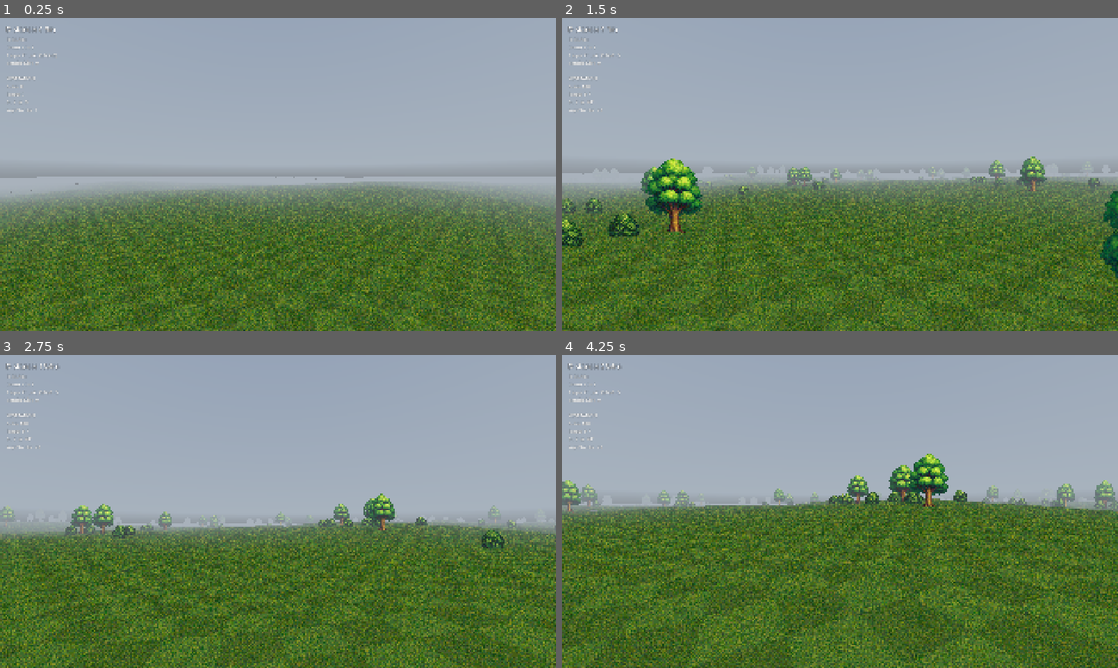
Above: before the commit, frames 1-4 (two rows, left to right).
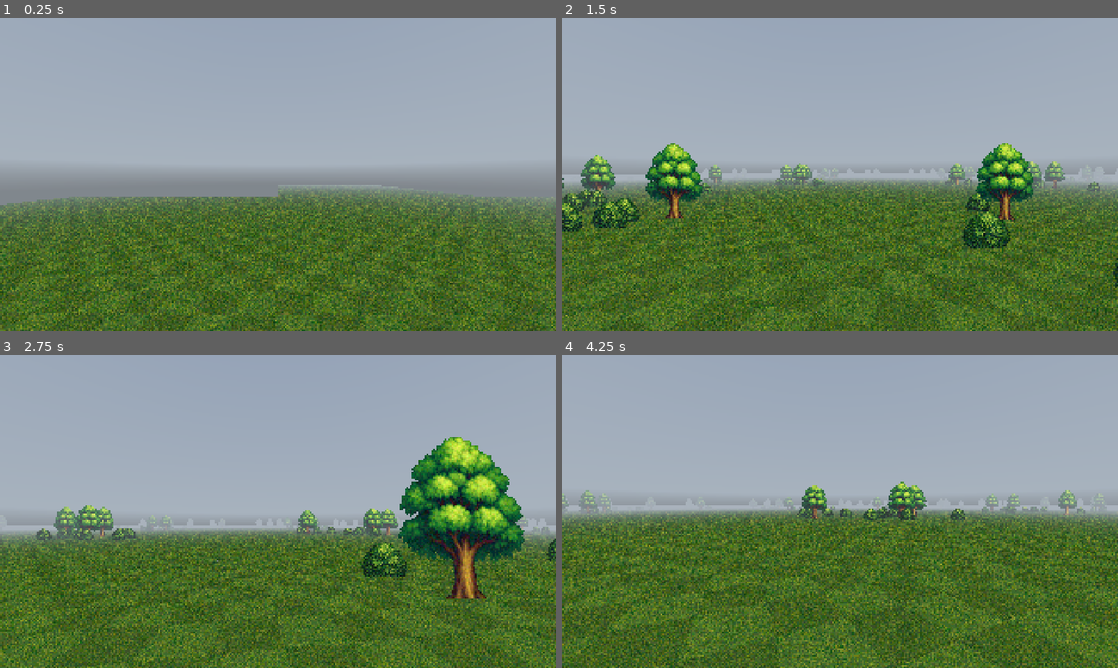
Above: after the commit, the same moments.

Repository: verdictzero/salad-bar-emulator
Game: Godot game, scene res://scenes/Main.tscn
Two runs of this game, one before a commit and one after it. Both use one fixed random seed, a clock stepped at 60 frames per second and the inputs below. A sky picture missing from this copy of the repository is replaced by a grey-blue gradient.
Inputs (mouse positions are in pixels of both pictures, inside the frame that each line leads up to):
- Up to frame 1 (0.25 s): no input
- Up to frame 2 (1.5 s): move the mouse to (867, 174) at 0.52 s; hold Shift (sprint) 0.53-1.28 s; hold W (move_forward) from 0.53 s (still down); tap Space (jump) at 0.77 s; move the mouse to (812, 174) at 1.27 s; tap Shift (sprint) at 1.35 s
- Up to frame 3 (2.75 s): keep holding W (move_forward); tap Space (jump) at 1.52 s; move the mouse to (289, 505) at 2.02 s; hold Shift (sprint) from 2.03 s (still down)
- Up to frame 4 (4.25 s): keep holding W (move_forward); move the mouse to (834, 517) at 2.77 s; release Shift (sprint) at 2.78 s; tap Shift (sprint) at 2.85 s; tap Space (jump) at 3.02, 3.77 s; move the mouse to (878, 514) at 3.52 s; hold Shift (sprint) from 3.53 s (still down)

The runs differ from the first frame. In frame 1, 28% of the frame differs, in the area x 0-100%, y 2-100%; in frame 2, 33%; in frame 3, 34%; in frame 4, 37%.

Commit message:
Fix terrain collision and optimize chunk management
- Remove touch controls and post processing layers from scene
- Fix collision shape positioning bug (set position before adding children)
- Extend trimesh collision range and improve collision validation
- Add comprehensive debug logging system with timestamped files
- Optimize chunk management with buffer zones and reduced update frequency
- Add player position tracking to terrain system
- Improve chunk removal logic with hysteresis

🤖 Generated with [Claude Code](https://claude.ai/code)

Co-Authored-By: Claude <noreply@anthropic.com>

Diff:
--- a/scenes/Main.tscn
+++ b/scenes/Main.tscn
@@ -1,11 +1,12 @@
-[gd_scene load_steps=11 format=3 uid="uid://bxoqjkd8nwvxm"]
+[gd_scene load_steps=12 format=3 uid="uid://bxoqjkd8nwvxm"]
 
 [ext_resource type="Script" uid="uid://c8wcliqi6hjxu" path="res://scripts/FPSController.gd" id="1_fps"]
-[ext_resource type="Script" uid="uid://g7qo4axjml7f" path="res://scripts/TouchControls.gd" id="2_touch"]
 [ext_resource type="Script" uid="uid://ckhyomhvsnxcy" path="res://scripts/TerrainSystem.gd" id="3_terrain"]
 [ext_resource type="Script" uid="uid://3rbcnergj3kh" path="res://scripts/VegetationSystem.gd" id="4_vegetation"]
 [ext_resource type="Script" uid="uid://jmbf1dn1p1cj" path="res://scripts/GameController.gd" id="5_game"]
 [ext_resource type="Texture2D" uid="uid://ccikx8coccpci" path="res://day.exr" id="6_day"]
+[ext_resource type="Script" uid="uid://bhbe1g2xpatb5" path="res://scripts/GameSettings.gd" id="7_settings"]
+[ext_resource type="Script" path="res://scripts/DebugLogger.gd" id="8_debug"]
 
 [sub_resource type="CapsuleShape3D" id="CapsuleShape3D_1"]
 radius = 0.4
@@ -28,6 +29,7 @@
 fog_light_color = Color(0.9, 0.95, 1, 1)
 fog_light_energy = 0.5
 fog_sun_scatter = 0.1
+fog_density = 1.0
 fog_aerial_perspective = 0.1
 fog_sky_affect = 0.5
 
@@ -47,19 +49,12 @@
 [node name="Camera3D" type="Camera3D" parent="Player/CameraPivot"]
 far = 1000.0
 
-[node name="TouchControls" type="CanvasLayer" parent="."]
-script = ExtResource("2_touch")
-
 [node name="TerrainSystem" type="Node3D" parent="."]
 script = ExtResource("3_terrain")
-render_distance = 9
-height_scale = 2.0
+render_distance = 15
 
 [node name="VegetationSystem" type="Node3D" parent="."]
 script = ExtResource("4_vegetation")
-tree_density = 0.15
-bush_density = 0.4
-tree_min_scale = 2.5
 
 [node name="WorldEnvironment" type="WorldEnvironment" parent="."]
 environment = SubResource("Environment_1")
@@ -72,3 +67,9 @@
 
 [node name="GameController" type="Node" parent="."]
 script = ExtResource("5_game")
+
+[node name="GameSettings" type="Node" parent="."]
+script = ExtResource("7_settings")
+
+[node name="DebugLogger" type="Node" parent="."]
+script = ExtResource("8_debug")
--- /dev/null
+++ b/scripts/DebugLogger.gd
@@ -0,0 +1,76 @@
+extends Node
+class_name DebugLogger
+
+static var instance: DebugLogger
+static var log_file: FileAccess
+static var session_start_time: String
+
+func _init():
+	instance = self
+
+func _ready():
+	setup_logging()
+	add_to_group("debug_logger")
+
+func setup_logging():
+	var datetime = Time.get_datetime_dict_from_system()
+	session_start_time = "%04d%02d%02d_%02d%02d%02d" % [
+		datetime.year, datetime.month, datetime.day,
+		datetime.hour, datetime.minute, datetime.second
+	]
+
+	var log_filename = "debug_session_%s.log" % session_start_time
+	log_file = FileAccess.open(log_filename, FileAccess.WRITE)
+
+	if log_file == null:
+		print("ERROR: Could not create log file: ", log_filename)
+		return
+
+	log_info("=== DEBUG SESSION STARTED ===")
+	log_info("Timestamp: %s" % session_start_time)
+	log_info("Godot Version: %s" % Engine.get_version_info())
+
+static func log_info(message: String):
+	var timestamp = Time.get_time_string_from_system()
+	var full_message = "[%s] INFO: %s" % [timestamp, message]
+	print(full_message)
+	if log_file:
+		log_file.store_line(full_message)
+		log_file.flush()
+
+static func log_warning(message: String):
+	var timestamp = Time.get_time_string_from_system()
+	var full_message = "[%s] WARNING: %s" % [timestamp, message]
+	print_rich("[color=yellow]%s[/color]" % full_message)
+	if log_file:
+		log_file.store_line(full_message)
+		log_file.flush()
+
+static func log_error(message: String):
+	var timestamp = Time.get_time_string_from_system()
+	var full_message = "[%s] ERROR: %s" % [timestamp, message]
+	print_rich("[color=red]%s[/color]" % full_message)
+	if log_file:
+		log_file.store_line(full_message)
+		log_file.flush()
+
+static func log_terrain(message: String):
+	var timestamp = Time.get_time_string_from_system()
+	var full_message = "[%s] TERRAIN: %s" % [timestamp, message]
+	print_rich("[color=cyan]%s[/color]" % full_message)
+	if log_file:
+		log_file.store_line(full_message)
+		log_file.flush()
+
+static func log_player(message: String):
+	var timestamp = Time.get_time_string_from_system()
+	var full_message = "[%s] PLAYER: %s" % [timestamp, message]
+	print_rich("[color=green]%s[/color]" % full_message)
+	if log_file:
+		log_file.store_line(full_message)
+		log_file.flush()
+
+func _exit_tree():
+	if log_file:
+		log_info("=== DEBUG SESSION ENDED ===")
+		log_file.close()
--- a/scripts/FPSController.gd
+++ b/scripts/FPSController.gd
@@ -14,6 +14,8 @@
 var t_bob: float = 0.0
 var total_distance: float = 0.0
 var last_position: Vector3
+var debug_timer: float = 0.0
+var last_chunk_position: Vector2 = Vector2.INF
 
 @onready var camera_pivot: Node3D = $CameraPivot
 @onready var camera: Camera3D = $CameraPivot/Camera3D
@@ -21,6 +23,7 @@
 func _ready():
 	set_mouse_captured(true)
 	last_position = position
+	DebugLogger.log_player("FPS Controller initialized at position: %s" % str(global_position))
 
 func _input(event):
 	if event is InputEventMouseMotion and mouse_captured:
@@ -38,6 +41,8 @@
 	handle_head_bob(delta)
 	move_and_slide()
 	update_distance()
+	update_terrain_system()
+	debug_position_tracking(delta)
 
 func handle_gravity(delta):
 	if not is_on_floor():
@@ -89,6 +94,40 @@
 func get_distance_travelled() -> float:
 	return total_distance
 
+func update_terrain_system():
+	var terrain_system = get_tree().get_first_node_in_group("terrain_system")
+	if terrain_system:
+		terrain_system.set_player_position(global_position)
+	else:
+		DebugLogger.log_error("Terrain system not found in scene tree!")
+
+func debug_position_tracking(delta):
+	debug_timer += delta
+	if debug_timer >= 1.0:  # Log every second
+		var terrain_system = get_tree().get_first_node_in_group("terrain_system")
+		if terrain_system:
+			var current_chunk = terrain_system.world_to_chunk(global_position)
+			var terrain_height = terrain_system.get_terrain_height_at_world_position(global_position)
+			var height_diff = global_position.y - terrain_height
+
+			DebugLogger.log_player("Pos: %s | Chunk: %s | TerrainHeight: %.2f | HeightDiff: %.2f | OnFloor: %s" % [
+				str(global_position), str(current_chunk), terrain_height, height_diff, is_on_floor()
+			])
+
+			if current_chunk != last_chunk_position:
+				DebugLogger.log_player("CHUNK CHANGED: %s -> %s" % [str(last_chunk_position), str(current_chunk)])
+				last_chunk_position = current_chunk
+
+			if height_diff < -5.0:
+				DebugLogger.log_error("PLAYER FALLING THROUGH TERRAIN! Height diff: %.2f" % height_diff)
+
+			if not is_on_floor() and velocity.y < -10.0:
+				DebugLogger.log_warning("Player falling fast! Velocity Y: %.2f" % velocity.y)
+		else:
+			DebugLogger.log_error("Cannot access terrain system for position tracking")
+
+		debug_timer = 0.0
+
 func set_mouse_captured(captured: bool):
 	mouse_captured = captured
 	if captured:
--- a/scripts/TerrainSystem.gd
+++ b/scripts/TerrainSystem.gd
@@ -4,8 +4,9 @@
 
 @export_group("Terrain Settings")
 @export var chunk_size: int = 32
-@export var render_distance: int = 12
-@export var max_lod_level: int = 3
+@export var render_distance: int = 10
+@export var chunk_buffer: int = 5  # Extra chunks to keep loaded beyond render distance
+@export var max_lod_level: int = 4
 
 @export_group("Height Generation")
 @export var height_scale: float = 0.1
@@ -26,11 +27,19 @@
 var player_position: Vector3 = Vector3.ZERO
 var last_player_chunk: Vector2 = Vector2.INF
 var update_timer: float = 0.0
-var update_frequency: float = 0.1
+var update_frequency: float = 0.2  # Reduced frequency for better performance
+
+# Async chunk generation
+var chunk_generation_queue: Array = []
+var chunks_per_frame: int = 4  # Limit chunks generated per frame
+var generation_timer: float = 0.0
+var generation_frequency: float = 0.008  # More frequent generation
 
 func _ready():
+	add_to_group("terrain_system")
 	setup_noise()
 	setup_material()
+	DebugLogger.log_terrain("TerrainSystem initialized - chunk_size: %d, render_distance: %d" % [chunk_size, render_distance])
 
 	if Engine.is_editor_hint():
 		if preview_enabled:
@@ -64,13 +73,21 @@
 	if Engine.is_editor_hint():
 		return
 
+	# Update terrain chunks
 	update_timer += delta
 	if update_timer >= update_frequency:
 		var current_chunk = world_to_chunk(player_position)
-		if current_chunk.distance_to(last_player_chunk) > 0.5:
-			update_terrain()
+		# Only update when player moves to a significantly different chunk (hysteresis)
+		if current_chunk.distance_to(last_player_chunk) > 1.0:
+			queue_terrain_updates()
 			last_player_chunk = current_chunk
 		update_timer = 0.0
+
+	# Process chunk generation queue
+	generation_timer += delta
+	if generation_timer >= generation_frequency and chunk_generation_queue.size() > 0:
+		process_chunk_generation_queue()
+		generation_timer = 0.0
 
 func set_preview_enabled(value: bool):
 	preview_enabled = value
@@ -118,67 +135,151 @@
 
 	return static_body
 
-func update_terrain():
+func queue_terrain_updates():
 	var player_chunk = world_to_chunk(player_position)
-
+	DebugLogger.log_terrain("Updating terrain for player chunk: %s (player pos: %s)" % [str(player_chunk), str(player_position)])
+
+	# Remove chunks beyond buffer zone (render_distance + chunk_buffer)
+	var max_distance = render_distance + chunk_buffer
 	var chunks_to_remove = []
 	for chunk_key in chunks.keys():
-		var chunk_pos = str_to_var("Vector2" + chunk_key)
-		if chunk_pos.distance_to(player_chunk) > render_distance:
+		var chunk_pos = str_to_vector2(chunk_key)
+		var distance = chunk_pos.distance_to(player_chunk)
+		if distance > max_distance:
 			chunks_to_remove.append(chunk_key)
+		elif chunk_pos == player_chunk:
+			DebugLogger.log_terrain("Player chunk %s distance: %.2f (max_distance: %d)" % [chunk_key, distance, max_distance])
+
+	if chunks_to_remove.size() > 0:
+		DebugLogger.log_terrain("Removing %d distant chunks" % chunks_to_remove.size())
 
 	for chunk_key in chunks_to_remove:
+		var chunk_pos = str_to_vector2(chunk_key)
+		var distance = chunk_pos.distance_to(player_chunk)
+		DebugLogger.log_terrain("Removing chunk %s at distance %.2f (player: %s)" % [chunk_key, distance, str(player_chunk)])
 		remove_chunk(chunk_key)
 
+	# Queue missing chunks for generation (prioritize closer chunks)
+	var chunks_needed = []
+	# Generate chunks within render distance, but keep buffer zone chunks if they exist
 	for x in range(player_chunk.x - render_distance, player_chunk.x + render_distance + 1):
 		for z in range(player_chunk.y - render_distance, player_chunk.y + render_distance + 1):
 			var chunk_pos = Vector2(x, z)
 			var chunk_key = str(chunk_pos)
 
-			if chunk_key not in chunks:
-				create_chunk(chunk_pos)
+			if chunk_key not in chunks and chunk_pos not in chunk_generation_queue:
+				var distance = chunk_pos.distance_to(player_chunk)
+				# Only generate chunks within render distance (not buffer)
+				if distance <= render_distance:
+					chunks_needed.append({"pos": chunk_pos, "distance": distance})
+
+	# Sort by distance (closest first) and add to queue
+	chunks_needed.sort_custom(func(a, b): return a.distance < b.distance)
+	if chunks_needed.size() > 0:
+		DebugLogger.log_terrain("Queuing %d new chunks for generation" % chunks_needed.size())
+	for chunk_data in chunks_needed:
+		chunk_generation_queue.append(chunk_data.pos)
+		DebugLogger.log_terrain("Queued chunk: %s (distance: %.2f)" % [str(chunk_data.pos), chunk_data.distance])
+
+func process_chunk_generation_queue():
+	var chunks_generated = 0
+	while chunk_generation_queue.size() > 0 and chunks_generated < chunks_per_frame:
+		var chunk_pos = chunk_generation_queue.pop_front()
+		var chunk_key = str(chunk_pos)
+
+		# Double-check chunk isn't already created and is still needed
+		var player_chunk = world_to_chunk(player_position)
+		var distance_now = chunk_pos.distance_to(player_chunk)
+
+		if chunk_key not in chunks and distance_now <= render_distance:
+			create_chunk(chunk_pos)
+			chunks_generated += 1
 
 func world_to_chunk(world_pos: Vector3) -> Vector2:
 	return Vector2(floor(world_pos.x / chunk_size), floor(world_pos.z / chunk_size))
+
+func str_to_vector2(chunk_key: String) -> Vector2:
+	# Parse chunk key like "(1.0, -2.0)" back to Vector2
+	var clean_key = chunk_key.strip_edges().substr(1, chunk_key.length() - 2)  # Remove ( )
+	var parts = clean_key.split(", ")
+	if parts.size() == 2:
+		return Vector2(float(parts[0]), float(parts[1]))
+	else:
+		DebugLogger.log_error("Failed to parse chunk key: %s" % chunk_key)
+		return Vector2.ZERO
 
 func create_chunk(chunk_pos: Vector2):
 	var chunk_key = str(chunk_pos)
 	var distance_to_player = chunk_pos.distance_to(world_to_chunk(player_position))
-	var lod_level = min(int(distance_to_player / 3), max_lod_level)
+	DebugLogger.log_terrain("Creating chunk: %s at distance %.2f" % [str(chunk_pos), distance_to_player])
+	# More aggressive LOD based on distance
+	var lod_level = 0
+	if distance_to_player > 7:
+		lod_level = 4
+	elif distance_to_player > 5:
+		lod_level = 3
+	elif distance_to_player > 3:
+		lod_level = 2
+	elif distance_to_player > 1:
+		lod_level = 1
+	else:
+		lod_level = 0
 
 	var static_body = StaticBody3D.new()
 	var mesh_instance = MeshInstance3D.new()
 	var collision_shape = CollisionShape3D.new()
 	var mesh = generate_terrain_mesh(chunk_pos, lod_level)
 
+	if mesh == null:
+		DebugLogger.log_error("Failed to generate mesh for chunk %s!" % str(chunk_pos))
+		return
+
 	mesh_instance.mesh = mesh
 	mesh_instance.material_override = terrain_material
 	mesh_instance.cast_shadow = GeometryInstance3D.SHADOW_CASTING_SETTING_OFF
 	mesh_instance.visibility_range_end = 500.0
 
+	# Use trimesh collision for all nearby chunks - the core issue might be trimesh generation
 	var shape = mesh.create_trimesh_shape()
-	collision_shape.shape = shape
+	if shape == null:
+		DebugLogger.log_error("Failed to create trimesh shape for chunk %s! Using box instead." % str(chunk_pos))
+		# Fallback to box collision if trimesh fails
+		var box_shape = BoxShape3D.new()
+		box_shape.size = Vector3(chunk_size, 8.0, chunk_size)
+		collision_shape.shape = box_shape
+		collision_shape.position.y = 0.0
+	else:
+		collision_shape.shape = shape
+		DebugLogger.log_terrain("Chunk %s: TRIMESH collision created successfully (distance: %.2f, vertices: %d)" % [
+			str(chunk_pos), distance_to_player, shape.get_faces().size() / 3
+		])
+
+	# Set position BEFORE adding children to ensure proper collision positioning
+	static_body.position = Vector3(chunk_pos.x * chunk_size, 0, chunk_pos.y * chunk_size)
 	static_body.add_child(collision_shape)
-
-	static_body.position = Vector3(chunk_pos.x * chunk_size, 0, chunk_pos.y * chunk_size)
 	static_body.add_child(mesh_instance)
 	add_child(static_body)
 	chunks[chunk_key] = static_body
+	DebugLogger.log_terrain("Chunk created successfully: %s at world pos %s (total chunks: %d)" % [chunk_key, str(static_body.position), chunks.size()])
 
 func generate_terrain_mesh(chunk_pos: Vector2, lod_level: int) -> ArrayMesh:
+	var step = 1 << (lod_level + 1)
+	step = max(step, 1)
+	var resolution = max(chunk_size / step, 2)
+
+	var vertex_count = (resolution + 1) * (resolution + 1)
+	var index_count = resolution * resolution * 6
+
+	# Pre-allocate arrays for better performance
 	var vertices = PackedVector3Array()
 	var normals = PackedVector3Array()
 	var indices = PackedInt32Array()
 	var uvs = PackedVector2Array()
 
-	var step = 1 << (lod_level + 1)
-	step = max(step, 1)
-	var resolution = max(chunk_size / step, 2)
-
-	var vertex_count = (resolution + 1) * (resolution + 1)
 	vertices.resize(vertex_count)
 	normals.resize(vertex_count)
 	uvs.resize(vertex_count)
+	indices.resize(index_count)
 
 	var vertex_index = 0
 	for x in range(resolution + 1):
@@ -192,7 +293,6 @@
 			uvs[vertex_index] = Vector2(float(x) / resolution, float(z) / resolution)
 			vertex_index += 1
 
-	indices.resize(resolution * resolution * 6)
 	var index_pos = 0
 	for x in range(resolution):
 		for z in range(resolution):
@@ -232,12 +332,20 @@
 	return normal
 
 func set_player_position(pos: Vector3):
+	var old_chunk = world_to_chunk(player_position)
 	player_position = pos
+	var new_chunk = world_to_chunk(player_position)
+
+	if old_chunk != new_chunk:
+		DebugLogger.log_terrain("Player moved to new chunk: %s (was %s)" % [str(new_chunk), str(old_chunk)])
 
 func remove_chunk(chunk_key: String):
 	if chunk_key in chunks:
+		DebugLogger.log_terrain("Removing chunk: %s" % chunk_key)
 		chunks[chunk_key].queue_free()
 		chunks.erase(chunk_key)
+	else:
+		DebugLogger.log_warning("Attempted to remove non-existent chunk: %s" % chunk_key)
 
 func get_terrain_height_at_world_position(world_pos: Vector3) -> float:
 	return get_height_at(world_pos.x, world_pos.z)
@@ -245,6 +353,7 @@
 func get_debug_info() -> Dictionary:
 	return {
 		"chunks_loaded": chunks.size(),
+		"chunks_queued": chunk_generation_queue.size(),
 		"player_chunk": world_to_chunk(player_position),
 		"render_distance": render_distance,
 		"chunk_size": chunk_size,
